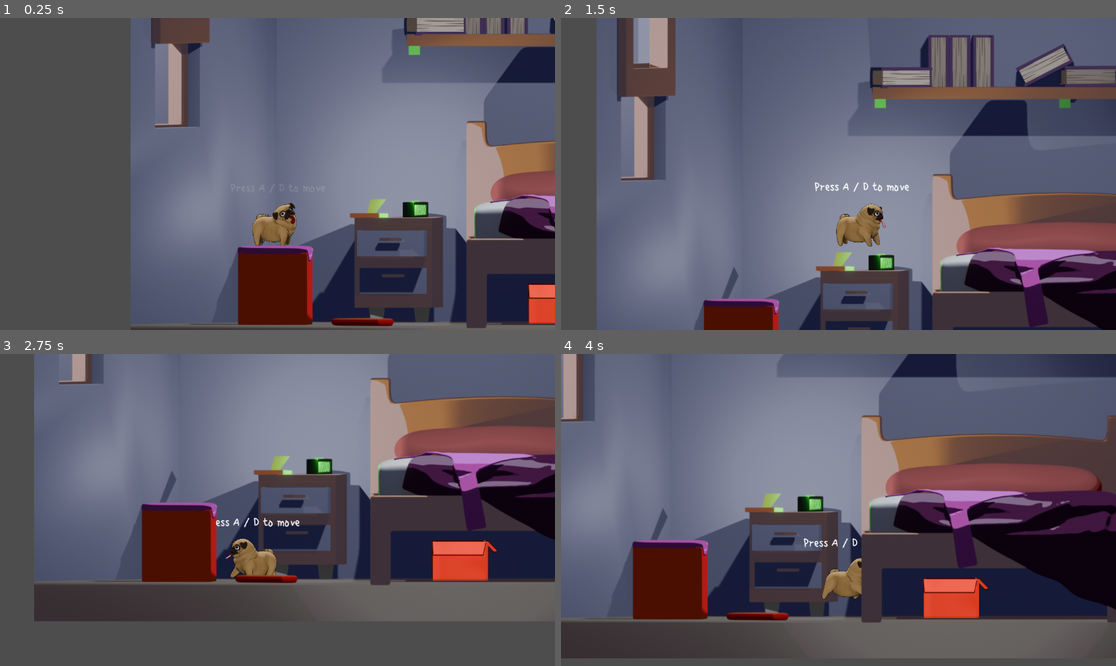
Above: before the commit, frames 1-4 (two rows, left to right).
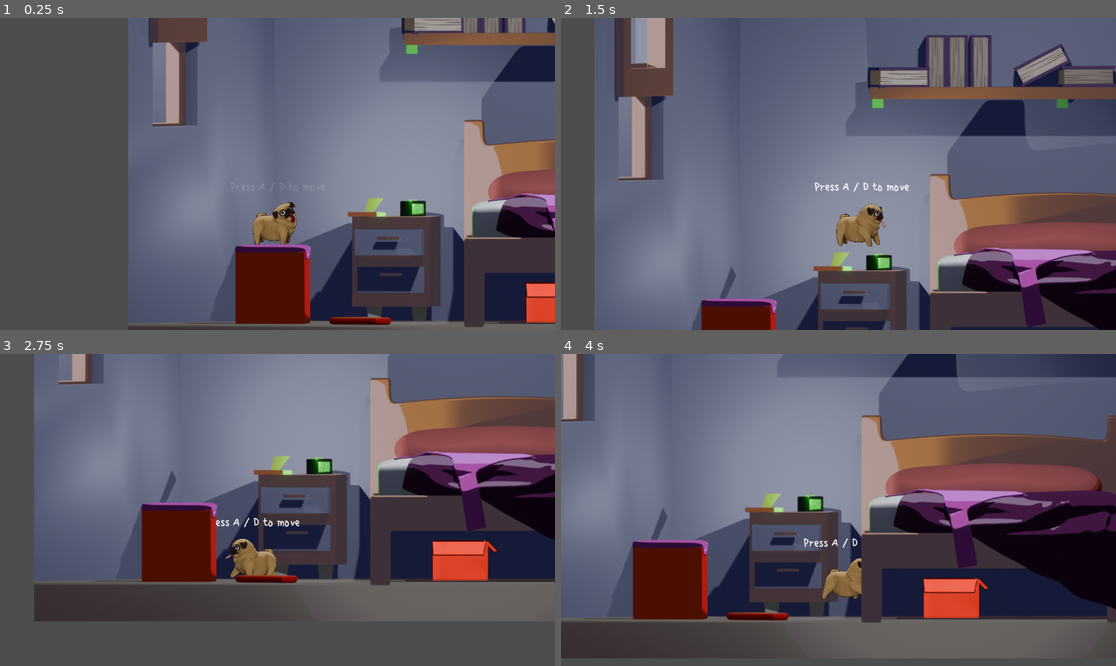
Above: after the commit, the same moments.

Repository: juanfrcaliz/malagajam_2024
Game: Godot game, scene res://scenes/level.tscn
Same seed, same stepped clock (60 frames per second), same inputs: the game is played once before the commit and once after it. The engine's default icon, where the game draws it, is replaced by a stand-in: a white triangle on a blue panel in a dark square. Sound files missing from this copy of the repository are replaced by a short silence.
Inputs:
- Up to frame 1 (0.25 s): no input
- Up to frame 2 (1.5 s): tap A at 0.5, 1.25 s; hold Right (ui_right) from 0.53 s (still down); tap R (bark) at 0.6 s; tap Enter (ui_accept) at 0.77 s; tap E (interact) at 1.35 s
- Up to frame 3 (2.75 s): tap Enter (ui_accept) at 1.52 s; tap A at 2 s; release Right (ui_right) at 2.03 s; hold Left (ui_left) from 2.03 s (still down); tap R (bark) at 2.1 s
- Up to frame 4 (4 s): tap A at 2.75, 3.5 s; release Left (ui_left) at 2.78 s; hold Right (ui_right) from 2.78 s (still down); tap E (interact) at 2.85 s; tap Enter (ui_accept) at 3.02, 3.77 s; tap R (bark) at 3.6 s

The runs differ from the first frame. In frame 1, 6.1% of the frame differs, in the area x 23-100%, y 0-100%; in frame 2, 5.0%; in frame 3, less than 0.1%; in frame 4, less than 0.1%.

Commit message:
add balancin logic

Diff:
--- a/scenes/balancin.tscn
+++ b/scenes/balancin.tscn
@@ -89,7 +89,7 @@
 collision_mask = 2
 
 [node name="CollisionShape2D" type="CollisionShape2D" parent="detect_ball"]
-position = Vector2(38, -6)
+position = Vector2(41, -5)
 shape = SubResource("CircleShape2D_jwa11")
 
 [node name="top_switch" type="Area2D" parent="."]
@@ -107,5 +107,7 @@
 [connection signal="body_entered" from="left_switch" to="." method="_on_left_switch_body_entered"]
 [connection signal="area_entered" from="right_switch" to="left_switch" method="_on_right_area_entered"]
 [connection signal="body_entered" from="right_switch" to="." method="_on_right_switch_body_entered"]
+[connection signal="body_entered" from="detect_ball" to="." method="_on_detect_ball_body_entered"]
 [connection signal="body_entered" from="detect_ball" to="left_switch" method="_on_area_2d_body_entered"]
+[connection signal="body_exited" from="detect_ball" to="." method="_on_detect_ball_body_exited"]
 [connection signal="body_entered" from="top_switch" to="." method="_on_top_switch_body_entered"]
--- /dev/null
+++ b/scenes/esfera.tscn
@@ -0,0 +1,29 @@
+[gd_scene load_steps=4 format=3 uid="uid://bity71mfcms5c"]
+
+[ext_resource type="Texture2D" uid="uid://c5a6jpbdu2c8c" path="res://Assets/Cocina/esfera.png" id="1_sul82"]
+
+[sub_resource type="CircleShape2D" id="CircleShape2D_epebb"]
+radius = 35.0571
+
+[sub_resource type="CircleShape2D" id="CircleShape2D_n8ivq"]
+radius = 36.0555
+
+[node name="Esfera" type="RigidBody2D"]
+position = Vector2(3, 3)
+collision_layer = 2
+collision_mask = 5
+
+[node name="CollisionShape2D" type="CollisionShape2D" parent="."]
+position = Vector2(-1, -3)
+shape = SubResource("CircleShape2D_epebb")
+
+[node name="Sprite2D" type="Sprite2D" parent="."]
+position = Vector2(-5, -5)
+scale = Vector2(0.28, 0.28)
+texture = ExtResource("1_sul82")
+
+[node name="Area2D" type="Area2D" parent="."]
+
+[node name="CollisionShape2D" type="CollisionShape2D" parent="Area2D"]
+position = Vector2(-1, -3)
+shape = SubResource("CircleShape2D_n8ivq")
--- a/scenes/level.tscn
+++ b/scenes/level.tscn
@@ -12,6 +12,7 @@
 [ext_resource type="AudioStream" uid="uid://cvf5rlnxiyl74" path="res://Assets/Sounds/Toy Puggy.wav" id="12_lffml"]
 [ext_resource type="Texture2D" uid="uid://dti3owq87yr8e" path="res://Assets/Cocina/caja de disfraces.png" id="12_nwvpc"]
 [ext_resource type="PackedScene" uid="uid://c8akrrjlh40bl" path="res://scenes/balancin.tscn" id="12_pbrj0"]
+[ext_resource type="PackedScene" uid="uid://bity71mfcms5c" path="res://scenes/esfera.tscn" id="13_37575"]
 
 [node name="Level" type="Node2D"]
 script = ExtResource("1_7mcvw")
@@ -46,11 +47,14 @@
 texture = ExtResource("2_q6j1k")
 
 [node name="Pug" parent="." instance=ExtResource("1_xw77n")]
-position = Vector2(-81.9998, 343)
+position = Vector2(-76.9995, 347)
 scale = Vector2(0.788682, 0.788682)
 
 [node name="Box" parent="." instance=ExtResource("5_hnovt")]
 position = Vector2(438, 567)
+
+[node name="Esfera" parent="." instance=ExtResource("13_37575")]
+position = Vector2(3091, 106)
 
 [node name="CocinaMedio" type="Sprite2D" parent="."]
 position = Vector2(2400, 116)
@@ -74,6 +78,7 @@
 grow_horizontal = 2
 grow_vertical = 2
 color = Color(0, 0, 0, 0)
+metadata/_edit_lock_ = true
 
 [node name="ToySound" type="AudioStreamPlayer2D" parent="."]
 stream = ExtResource("12_lffml")
--- a/scripts/balancin.gd
+++ b/scripts/balancin.gd
@@ -1,4 +1,6 @@
 extends StaticBody2D
+
+var can_flip : bool = true
 
 var seesaw_pos: String = "top"
 
@@ -23,12 +25,17 @@
 
 
 func _on_left_switch_body_entered(body):
-	if seesaw_pos == "left":
+	if seesaw_pos == "left" && can_flip:
+		print(body.velocity)
 		get_node("seesaw_right").hide()
 		get_node("seesaw_left").show()
 		get_node("seesaw_collision_right").set_collision_layer_value(1, 0)
 		get_node("seesaw_collision_left").set_collision_layer_value(1, 1)
 		seesaw_pos = "right"
+	if body.velocity.y > 20 && not can_flip:
+		#animacion final
+		print('caca')
+		can_flip = true
 
 
 func _on_right_switch_body_entered(body):
@@ -38,3 +45,15 @@
 		get_node("seesaw_collision_left").set_collision_layer_value(1, 0)
 		get_node("seesaw_collision_right").set_collision_layer_value(1, 1)
 		seesaw_pos = "left"
+
+
+
+func _on_detect_ball_body_entered(body):
+	if body.name == "Esfera":
+		can_flip = false
+
+
+
+func _on_detect_ball_body_exited(body):
+	if body.name == "Esfera":
+		can_flip = true
Not shown: 1 places in scenes/level.tscn that only renumber resources
